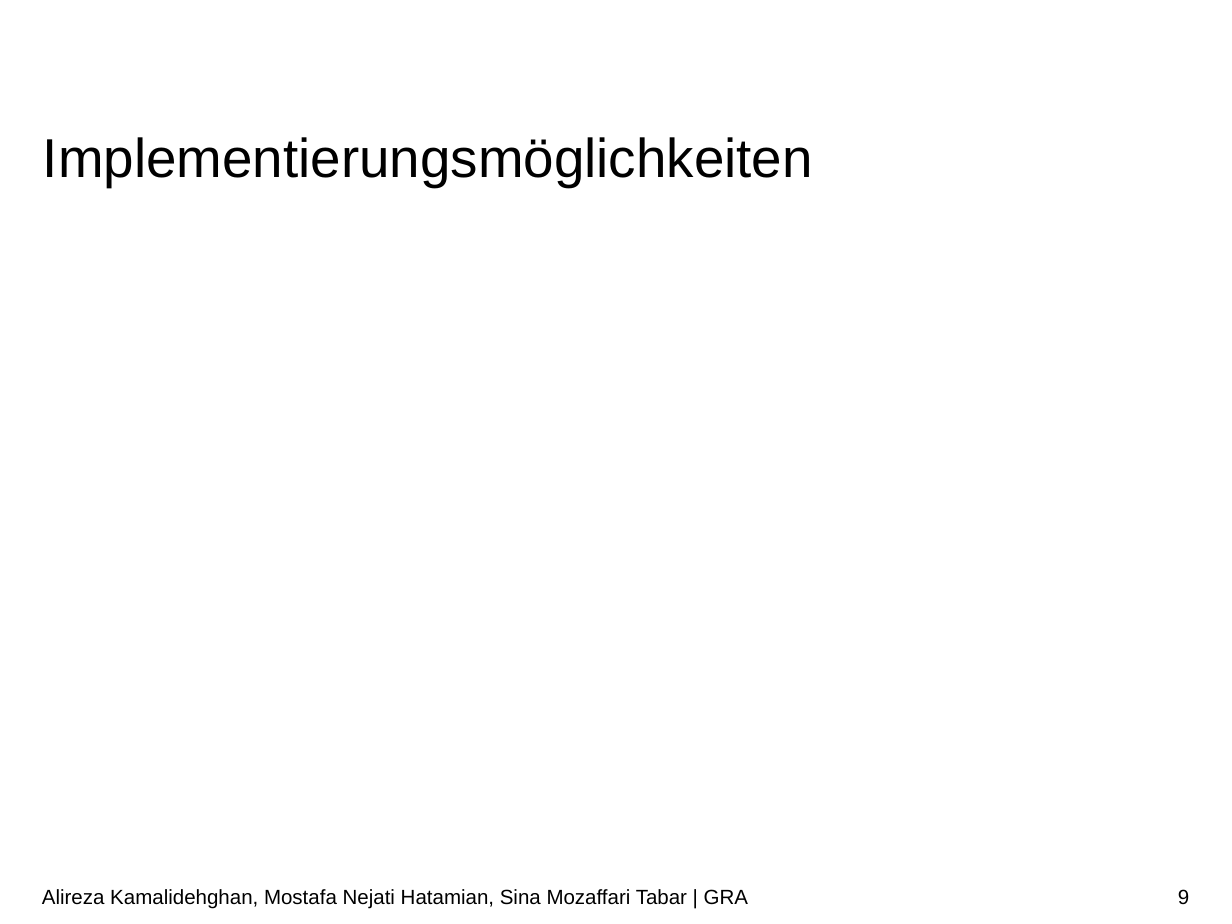
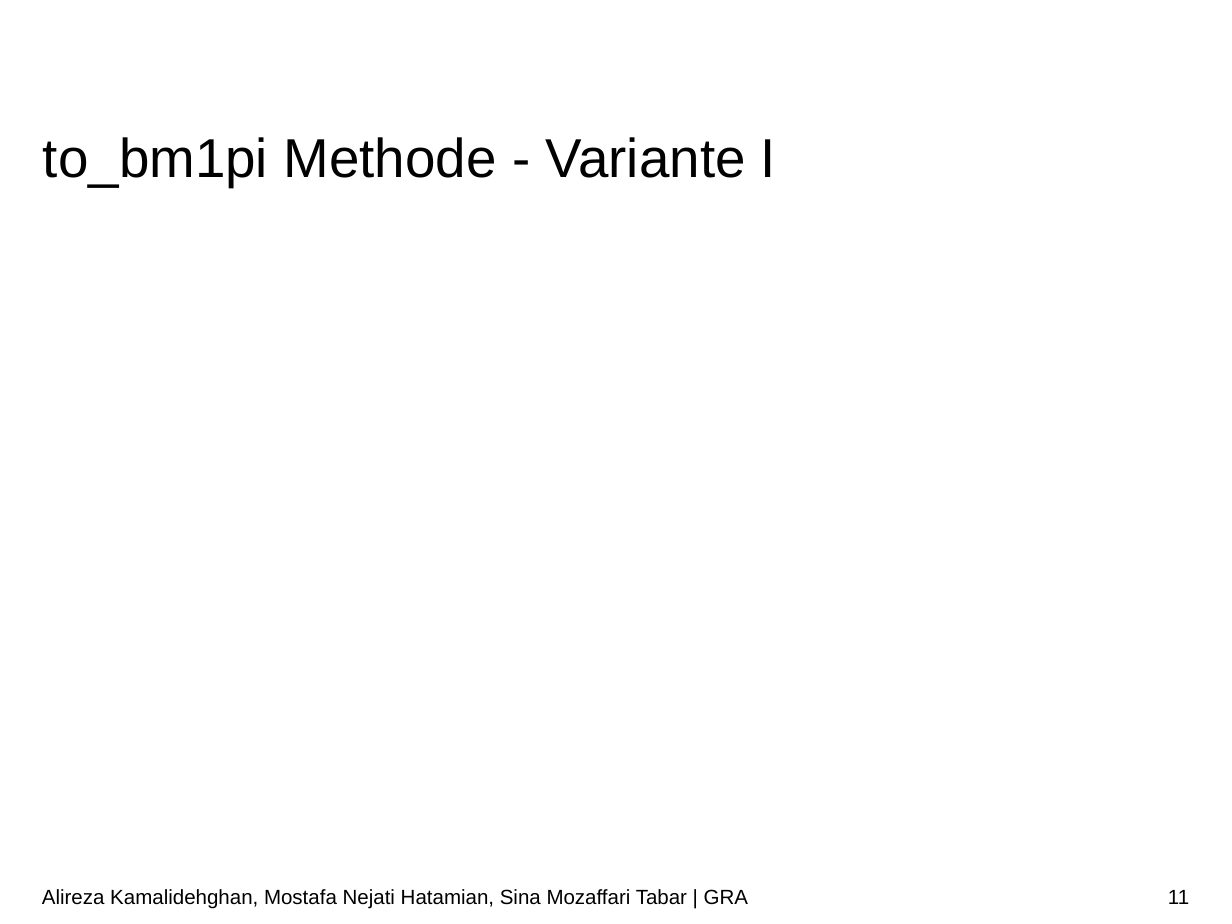
Before and after one commit to ARKamaliD/bm1pi-conversion, a slide deck: slide 11 of Vortrag/Vortrag.pptx (slide 9 before the commit). Drawn at 1232x924 pixels with LibreOffice and Linux fonts; fonts in the diff are those of the drawing; background and template pictures are left out. Boxes give left, top, right and bottom in pixels: in the first picture for what was removed or moved away, otherwise in the second. Text is boxed around its words. In the diff, an @@ line names an element or a change of style, - is before the commit and + after.

```diff
--- a/Vortrag/Vortrag.pptx
+++ b/Vortrag/Vortrag.pptx
@@ title at bbox=[43, 137, 776, 187]: text changed @@
-Implementierungsmöglichkeiten
+to_bm1pi Methode - Variante I
@@ page number at bbox=[1168, 890, 1189, 904]: text changed @@
-9
+11
```
Also in this commit, not shown: 7 other slides changed, 4 slides added, 2 slides removed.
